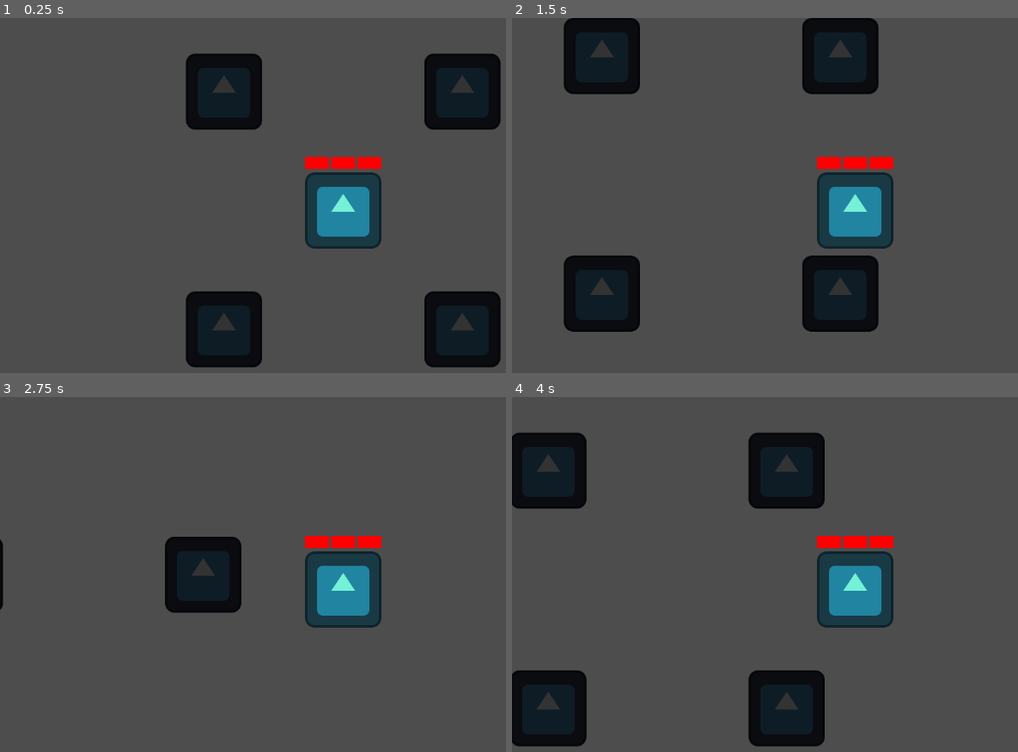
Above: before the commit, frames 1-4 (two rows, left to right).
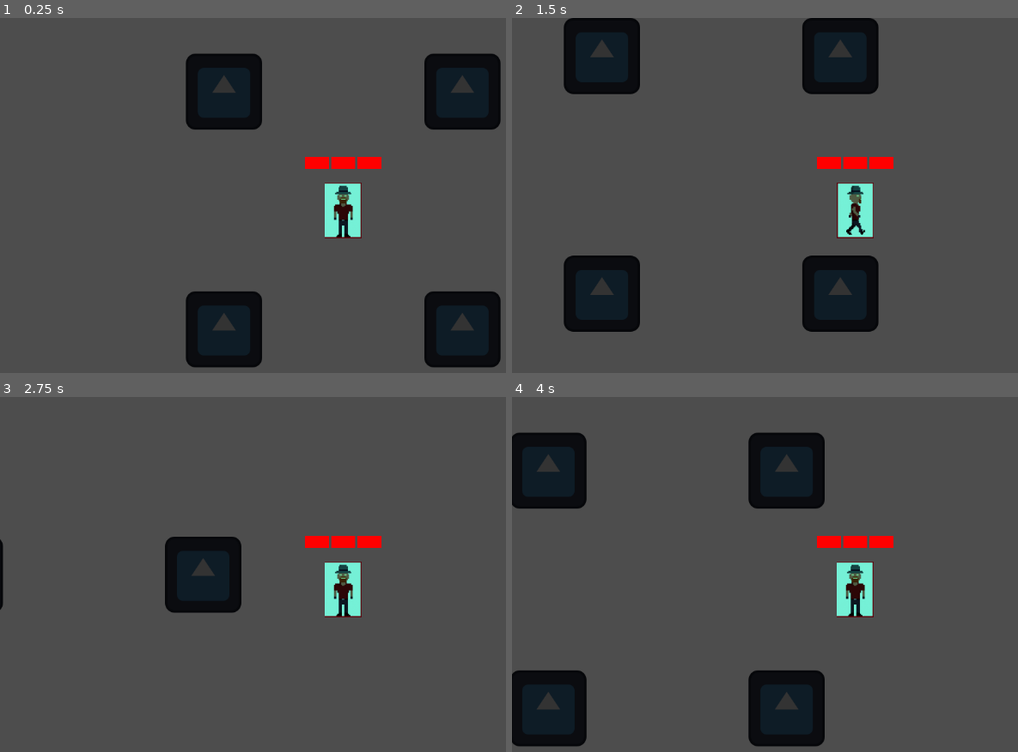
Above: after the commit, the same moments.

Repository: Tijana0/Last-One-Dancing
Game: Godot game, scene res://scenes/network_manager.tscn
The game is run twice, just before and just after one commit, with the same random seed, the same clock (stepped at 60 frames per second) and the same inputs. This scene is started directly instead of the project's main scene. The engine's default icon, where the game draws it, is replaced by a stand-in: a white triangle on a blue panel in a dark square.
Inputs:
- Up to frame 1 (0.25 s): no input
- Up to frame 2 (1.5 s): tap Enter at 0.5 s; hold Right (ui_right) 0.53-1.28 s; tap F (dance, bound only after the commit) at 0.6 s; tap Space (interact, bound only after the commit) at 0.8, 1.35 s; hold Down (ui_down) from 1.28 s (still down)
- Up to frame 3 (2.75 s): tap F (dance, bound only after the commit) at 1.55, 2.1 s; release Down (ui_down) at 2.03 s; hold Right (ui_right) from 2.03 s (still down); tap Space (interact, bound only after the commit) at 2.3 s
- Up to frame 4 (4 s): release Right (ui_right) at 2.78 s; hold Up (ui_up) 2.78-3.53 s; tap Space (interact, bound only after the commit) at 2.85, 3.8 s; tap F (dance, bound only after the commit) at 3.05, 3.6 s; hold Left (ui_left) from 3.53 s (still down)

The runs differ from the first frame. In frame 1, 3.2% of the frame differs, in the area x 60-76%, y 43-65%; in frame 2, 3.2%; in frame 3, 3.2%; in frame 4, 3.2%.

Commit message:
Added spritesheet with dancing and walking

Diff:
--- a/prefabs/player.tscn
+++ b/prefabs/player.tscn
@@ -1,47 +1,111 @@
-[gd_scene format=3 uid="uid://c2wpwjt4cnl4v"]
+[gd_scene format=3 uid="uid://c6bjpr7x3e3cd"]
 
-[ext_resource type="Texture2D" uid="uid://si5mmnxoe7lj" path="res://icon.svg" id="1_3vyb7"]
 [ext_resource type="Script" uid="uid://b50sqfgq3rlm3" path="res://scripts/player.gd" id="1_g2els"]
+[ext_resource type="Texture2D" uid="uid://dcf21qql7jrat" path="res://assets/spritesheet_test.png" id="2_4dohe"]
+
+[sub_resource type="AtlasTexture" id="AtlasTexture_4dohe"]
+atlas = ExtResource("2_4dohe")
+region = Rect2(0, 0, 62, 94)
+
+[sub_resource type="AtlasTexture" id="AtlasTexture_r66lb"]
+atlas = ExtResource("2_4dohe")
+region = Rect2(62, 0, 62, 94)
+
+[sub_resource type="AtlasTexture" id="AtlasTexture_1txc5"]
+atlas = ExtResource("2_4dohe")
+region = Rect2(124, 0, 62, 94)
+
+[sub_resource type="AtlasTexture" id="AtlasTexture_ht1c8"]
+atlas = ExtResource("2_4dohe")
+region = Rect2(0, 0, 62, 94)
+
+[sub_resource type="AtlasTexture" id="AtlasTexture_g2jcq"]
+atlas = ExtResource("2_4dohe")
+region = Rect2(0, 0, 62, 94)
+
+[sub_resource type="AtlasTexture" id="AtlasTexture_u51tk"]
+atlas = ExtResource("2_4dohe")
+region = Rect2(62, 0, 62, 94)
+
+[sub_resource type="SpriteFrames" id="SpriteFrames_kbsxf"]
+animations = [{
+"frames": [{
+"duration": 1.0,
+"texture": SubResource("AtlasTexture_4dohe")
+}, {
+"duration": 1.0,
+"texture": SubResource("AtlasTexture_r66lb")
+}, {
+"duration": 1.0,
+"texture": SubResource("AtlasTexture_1txc5")
+}],
+"loop": true,
+"name": &"dance",
+"speed": 8.0
+}, {
+"frames": [{
+"duration": 1.0,
+"texture": SubResource("AtlasTexture_ht1c8")
+}],
+"loop": true,
+"name": &"idle",
+"speed": 5.0
+}, {
+"frames": [{
+"duration": 1.0,
+"texture": SubResource("AtlasTexture_g2jcq")
+}, {
+"duration": 1.0,
+"texture": SubResource("AtlasTexture_u51tk")
+}],
+"loop": true,
+"name": &"walk",
+"speed": 10.0
+}]
 
 [sub_resource type="RectangleShape2D" id="RectangleShape2D_g2els"]
 size = Vector2(126, 127)
 
+[sub_resource type="CircleShape2D" id="CircleShape2D_r66lb"]
+radius = 150.0
+
 [node name="Player" type="CharacterBody2D" unique_id=529327571]
 script = ExtResource("1_g2els")
 
-[node name="Sprite2D" type="Sprite2D" parent="." unique_id=346553923]
-texture = ExtResource("1_3vyb7")
+[node name="AnimatedSprite" type="AnimatedSprite2D" parent="." unique_id=346003072]
+sprite_frames = SubResource("SpriteFrames_kbsxf")
+animation = &"idle"
 
 [node name="CollisionShape2D" type="CollisionShape2D" parent="." unique_id=979406219]
 position = Vector2(0, -0.5)
 shape = SubResource("RectangleShape2D_g2els")
 
-[node name="LivesContainer" type="HBoxContainer" parent="."]
+[node name="LivesContainer" type="HBoxContainer" parent="." unique_id=1208768259]
 offset_left = -64.0
 offset_top = -90.0
 offset_right = 64.0
 offset_bottom = -70.0
 alignment = 1
 
-[node name="Heart1" type="ColorRect" parent="LivesContainer"]
+[node name="Heart1" type="ColorRect" parent="LivesContainer" unique_id=751434008]
 layout_mode = 2
 size_flags_horizontal = 3
 color = Color(1, 0, 0, 1)
 
-[node name="Heart2" type="ColorRect" parent="LivesContainer"]
+[node name="Heart2" type="ColorRect" parent="LivesContainer" unique_id=305656652]
 layout_mode = 2
 size_flags_horizontal = 3
 color = Color(1, 0, 0, 1)
 
-[node name="Heart3" type="ColorRect" parent="LivesContainer"]
+[node name="Heart3" type="ColorRect" parent="LivesContainer" unique_id=1755358124]
 layout_mode = 2
 size_flags_horizontal = 3
 color = Color(1, 0, 0, 1)
 
-[node name="GameOverLayer" type="CanvasLayer" parent="."]
+[node name="GameOverLayer" type="CanvasLayer" parent="." unique_id=1944903136]
 visible = false
 
-[node name="Background" type="ColorRect" parent="GameOverLayer"]
+[node name="Background" type="ColorRect" parent="GameOverLayer" unique_id=1863012092]
 anchors_preset = 15
 anchor_right = 1.0
 anchor_bottom = 1.0
@@ -49,7 +113,7 @@
 grow_vertical = 2
 color = Color(0, 0, 0, 0.784314)
 
-[node name="Label" type="Label" parent="GameOverLayer"]
+[node name="Label" type="Label" parent="GameOverLayer" unique_id=804328287]
 anchors_preset = 8
 anchor_left = 0.5
 anchor_top = 0.5
@@ -65,3 +129,15 @@
 text = "YOU DIED"
 horizontal_alignment = 1
 vertical_alignment = 1
+
+[node name="DanceIndicator" type="Label" parent="." unique_id=1824958057]
+visible = false
+offset_right = 160.0
+offset_bottom = 30.0
+text = "Dancing..."
+horizontal_alignment = 1
+
+[node name="InteractionArea" type="Area2D" parent="." unique_id=1478164366]
+
+[node name="CollisionShape2D" type="CollisionShape2D" parent="InteractionArea" unique_id=1216483793]
+shape = SubResource("CircleShape2D_r66lb")
--- a/project.godot
+++ b/project.godot
@@ -53,9 +53,24 @@
 , Object(InputEventJoypadMotion,"resource_local_to_scene":false,"resource_name":"","device":-1,"axis":1,"axis_value":1.0,"script":null)
 ]
 }
+kiil={
+"deadzone": 0.2,
+"events": [Object(InputEventMouseButton,"resource_local_to_scene":false,"resource_name":"","device":-1,"window_id":0,"alt_pressed":false,"shift_pressed":false,"ctrl_pressed":false,"meta_pressed":false,"button_mask":2,"position":Vector2(194, 49),"global_position":Vector2(218, 171),"factor":1.0,"button_index":2,"canceled":false,"pressed":true,"double_click":false,"script":null)
+]
+}
 kill={
 "deadzone": 0.2,
 "events": [Object(InputEventKey,"resource_local_to_scene":false,"resource_name":"","device":-1,"window_id":0,"alt_press …(192 unchanged characters)…
+]
+}
+dance={
+"deadzone": 0.2,
+"events": [Object(InputEventKey,"resource_local_to_scene":false,"resource_name":"","device":-1,"window_id":0,"alt_pressed":false,"shift_pressed":false,"ctrl_pressed":false,"meta_pressed":false,"pressed":false,"keycode":0,"physical_keycode":70,"key_label":0,"unicode":102,"location":0,"echo":false,"script":null)
+]
+}
+interact={
+"deadzone": 0.2,
+"events": [Object(InputEventKey,"resource_local_to_scene":false,"resource_name":"","device":-1,"window_id":0,"alt_pressed":false,"shift_pressed":false,"ctrl_pressed":false,"meta_pressed":false,"pressed":false,"keycode":0,"physical_keycode":32,"key_label":0,"unicode":32,"location":0,"echo":false,"script":null)
 ]
 }
 
--- a/scripts/player.gd
+++ b/scripts/player.gd
@@ -4,9 +4,16 @@
 @export var speed = 300.0
 
 # --- KILL SYSTEM PROPERTIES ---
-@export var kill_range = 100.0   # How close you must be to kill (pixels)
-@export var kill_cooldown = 1.0  # Seconds you must wait between kills
-var last_kill_time = 0.0         # Tracks when you last killed
+@export var kill_range = 150.0
+@export var kill_cooldown = 1.0
+var last_kill_time = 0.0
+
+# --- DANCE SYSTEM PROPERTIES ---
+@export var dance_range = 150.0
+var is_dancing = false
+var dance_duration = 3.0
+var dance_timer = 0.0
+var dance_partner = null
 
 # --- GAME LOGIC VARIABLES ---
 var player_name = "Player"
@@ -16,35 +23,33 @@
 var is_npc = false
 
 # --- REFERENCES ---
-# IMPORTANT: Make sure your Sprite node is named "Sprite2D" in the scene tree!
-@onready var sprite = $Sprite2D
+@onready var animated_sprite = $AnimatedSprite  # CHANGED
 @onready var lives_container = $LivesContainer
 @onready var game_over_layer = $GameOverLayer
+@onready var dance_indicator = $DanceIndicator
 
 # --- SETUP ---
 func _enter_tree():
-	# This helps the MultiplayerSpawner find this node and assign authority
 	var id = name.to_int()
 	if id == 0:
-		# If name is not a number (e.g. "CrownNPC"), assume Server (1) is authority
 		set_multiplayer_authority(1)
 	else:
 		set_multiplayer_authority(id)
 
 func _ready():
-	print("PLAYER READY (Lives: ", lives, ") - If this prints often, node is resetting!")
-
-	# Give every player a random color so we can tell them apart for now
-	if sprite:
-		sprite.modulate = Color(randf(), randf(), randf())
-
-	# CRITICAL: Add to group so players can find each other for killing
+	print("PLAYER READY (Lives: ", lives, ") - ", player_name)
+
+	# Random color for each player
+	if animated_sprite:
+		animated_sprite.modulate = Color(randf(), randf(), randf())
+		animated_sprite.play("idle")  # Start with idle animation
+
 	add_to_group("players")
-
-	# Update UI initially
 	update_lives_ui()
 
-	# Only enable a camera for the local player
+	if dance_indicator:
+		dance_indicator.visible = false
+
 	if is_multiplayer_authority():
 		var camera = Camera2D.new()
 		add_child(camera)
@@ -58,71 +63,152 @@
 	if lives_container:
 		var hearts = lives_container.get_children()
 		for i in range(hearts.size()):
-			# Show heart if index is less than lives count
 			hearts[i].visible = i < lives
 
 # --- MOVEMENT LOOP ---
 func _physics_process(delta):
-
-	# CRITICAL: If this player node does not belong to me, STOP.
 	if not is_multiplayer_authority():
 		return
 
-	# NPCs should not be controlled by player input
 	if is_npc:
 		return
 
-	# Movement Logic
+	# Can't move while dancing
+	if is_dancing:
+		velocity = Vector2.ZERO
+		move_and_slide()
+		return
+
+	# Movement
 	var direction = Input.get_vector("ui_left", "ui_right", "ui_up", "ui_down")
 	velocity = direction * speed
+
+	# ANIMATION BASED ON MOVEMENT
+	if animated_sprite and not is_dancing:
+		if velocity.length() > 0:
+			if animated_sprite.animation != "walk":
+				animated_sprite.play("walk")
+		else:
+			if animated_sprite.animation != "idle":
+				animated_sprite.play("idle")
+		print("Current animation:", animated_sprite.animation, " Frame:", animated_sprite.frame)
+
+
+
 	move_and_slide()
 
-	# --- INTERACTION: PICKUP CROWN ---
+	# F KEY: DANCE
 	if Input.is_physical_key_pressed(KEY_F):
-		if Input.is_action_just_pressed("interact") or true: # Hacky 'just pressed' check or rely on cooldown?
-			# Simple cooldown to prevent spamming RPCs
-			pass
-
-		var pickups = get_tree().get_nodes_in_group("crown_pickups")
-		for pickup in pickups:
-			if global_position.distance_to(pickup.global_position) < 100.0:
-				print("Picking up crown!")
-				var game_manager = get_tree().current_scene.get_node_or_null("GameManager")
-				if game_manager:
-					# I am the winner!
-					game_manager.rpc("trigger_victory", name.to_int())
-					# Destroy the pickup locally/remotely? Victory screen covers it.
-				break
-
-	# --- DEBUG TEST: BYPASS INPUT MAP ---
-	# We use is_physical_key_pressed to ignore the Input Map entirely
+		attempt_dance()
+
+	# K KEY: KILL
 	if Input.is_physical_key_pressed(KEY_K):
-		# We use 'just_pressed' logic manually to stop it from spamming
-		if not Input.is_action_just_pressed("kill"): # Just a check to see if map is working
-			print("Raw 'K' key detected, but Input Map 'kill' did NOT trigger!")
-
 		attempt_kill()
+
+	# SPACE: INTERACT (Crown pickup)
+	if Input.is_physical_key_pressed(KEY_SPACE):
+		attempt_interact()
 
 # --- NETWORK SYNC ---
 func _process(delta):
 	if is_multiplayer_authority():
-		# If I am me, send my position to the server/others
-		rpc("sync_transform", position, rotation)
+		rpc("sync_transform", position)
+
+	# Update dance timer
+	if is_dancing:
+		dance_timer -= delta
+		if dance_timer <= 0:
+			end_dance()
 
 @rpc("any_peer", "unreliable")
-func sync_transform(pos: Vector2, rot: float):
-	# If I am NOT the authority (meaning this is someone else's player),
-	# update their position on my screen.
+func sync_transform(pos: Vector2):
 	if not is_multiplayer_authority():
 		position = pos
-		rotation = rot
-
-# --- KILL SYSTEM FUNCTIONS ---
-
+
+# --- INTERACT SYSTEM (Space) ---
+func attempt_interact():
+	print("--- ATTEMPTING INTERACT ---")
+
+	var pickups = get_tree().get_nodes_in_group("crown_pickups")
+	for pickup in pickups:
+		if global_position.distance_to(pickup.global_position) < 100.0:
+			print("Picking up crown!")
+			var game_manager = get_tree().current_scene.get_node_or_null("GameManager")
+			if game_manager:
+				game_manager.rpc("trigger_victory", name.to_int())
+			break
+
+# --- DANCE SYSTEM (F key) ---
+func attempt_dance():
+	print("--- ATTEMPTING DANCE ---")
+
+	if is_dancing:
+		print("Already dancing!")
+		return
+
+	var current_time = Time.get_ticks_msec() / 1000.0
+	if current_time - last_kill_time < 0.5:
+		print("Dance cooldown active")
+		return
+
+	last_kill_time = current_time
+
+	var players = get_tree().get_nodes_in_group("players")
+	print("Found ", players.size(), " players to dance with")
+
+	for player in players:
+		if player == self:
+			continue
+
+		var distance = global_position.distance_to(player.global_position)
+		print("Checking ", player.name, " | Distance: ", distance)
+
+		if distance < dance_range:
+			print("!!! DANCE STARTED with ", player.name, " !!!")
+
+			start_dance.rpc()
+			player.start_dance.rpc()
+
+			dance_partner = player
+			return
+
+	print("No one close enough to dance with")
+
+@rpc("any_peer", "call_local")
+func start_dance():
+	is_dancing = true
+	dance_timer = dance_duration
+
+	if dance_indicator:
+		dance_indicator.visible = true
+
+	if animated_sprite:
+		if animated_sprite.animation != "dance":
+			animated_sprite.play("dance")
+		animated_sprite.modulate = Color.YELLOW
+
+
+func end_dance():
+	print(name, " stopped dancing")
+	is_dancing = false
+	dance_partner = null
+
+	if dance_indicator:
+		dance_indicator.visible = false
+
+	# Back to idle and random color
+	if animated_sprite:
+		animated_sprite.play("idle")
+		animated_sprite.modulate = Color(randf(), randf(), randf())
+
+# --- KILL SYSTEM ---
 func attempt_kill():
-	print("--- ATTEMPTING KILL ---") # 1. Confirm Input works
-
-	# Check Cooldown
+	print("--- ATTEMPTING KILL ---")
+
+	if is_dancing:
+		print("Can't kill while dancing!")
+		return
+
 	var current_time = Time.get_ticks_msec() / 1000.0
 	if current_time - last_kill_time < kill_cooldown:
 		print("Failed: Cooldown active")
@@ -130,138 +216,89 @@
 
 	last_kill_time = current_time
 
-	# Find players
 	var players = get_tree().get_nodes_in_group("players")
-	print("Found ", players.size(), " players in group.") # 2. Confirm Group works
-
-	var killed_someone = false
+	print("Found ", players.size(), " players in group.")
 
 	for player in players:
-		# Skip self
 		if player == self:
 			continue
 
-		# Check distance
 		var distance = global_position.distance_to(player.global_position)
-		print("Checking target: ", player.name, " | Distance: ", distance) # 3. Confirm Distance
-
-		# TEMPORARY: Increased range for testing
-		if distance < 300.0: # Increased from 100 to 300 to make testing easier
+		print("Checking target: ", player.name, " | Distance: ", distance)
+
+		if distance < kill_range:
 			print("!!! HIT CONFIRMED on ", player.name, " !!!")
-			# Request damage on the victim (handled by their machine)
 			player.rpc_id(player.get_multiplayer_authority(), "request_damage", name.to_int())
-			killed_someone = true
-			break
-
-	if not killed_someone:
-		print("Failed: No one close enough")
+			return
+
+	print("Failed: No one close enough")
 
 # --- DAMAGE & HEALTH SYNC ---
-
-# 1. Called by the Attacker (or anyone) -> Runs on the Victim (Authority)
 @rpc("any_peer", "call_local")
 func request_damage(attacker_id: int):
-	print("DEBUG: request_damage called on ", name, " (Authority: ", is_multiplayer_authority(), ")")
-	# Only the owner of this player node handles the damage logic
+	print("DEBUG: request_damage called on ", name)
+
 	if not is_multiplayer_authority():
-		print("DEBUG: Ignored request_damage (Not Authority)")
+		print("DEBUG: Ignored (Not Authority)")
 		return
 
 	lives -= 1
-	print("DEBUG: ", name, " (Auth) processed damage. Decremented lives to: ", lives)
-
-	# Broadcast the new state to everyone (including self)
+	print("DEBUG: ", name, " lives decreased to: ", lives)
+
 	rpc("sync_lives", lives, attacker_id)
 
-# 2. Called by the Victim (Authority) -> Runs on Everyone
 @rpc("authority", "call_local")
 func sync_lives(new_lives: int, killer_id: int):
-	print("DEBUG: sync_lives called on ", name, ". New lives: ", new_lives, " (Local Old Lives: ", lives, ")")
+	print("DEBUG: sync_lives - ", name, " now has ", new_lives, " lives")
 	lives = new_lives
 	update_lives_ui()
 
-	print(name, " updated lives to: ", lives)
-
 	if lives > 0:
-		# --- RESPAWN LOGIC ---
-		# Get actual screen size to ensure we respawn inside the view
+		# Respawn
 		var screen_size = get_viewport_rect().size
 		global_position = Vector2(
 			randf_range(50, screen_size.x - 50),
 			randf_range(50, screen_size.y - 50)
 		)
 
-		# Visual Feedback (Flash transparent)
-		if sprite:
-			sprite.modulate.a = 0.3
-			await get_tree().create_timer(1.0).timeout
-			# Only restore opacity if we haven't died in the meantime
+		# Flash effect
+		if animated_sprite:
+			animated_sprite.modulate.a = 0.3
+			await get_tree().create_timer(0.5).timeout
 			if lives > 0:
-				sprite.modulate.a = 1.0
+				animated_sprite.modulate.a = 1.0
 	else:
-		# --- PERMANENT DEATH LOGIC ---
-		print(name, " has been ELIMINATED!")
-
-		# 1. Hide the player and disable collision
+		# Death
+		print(name, " ELIMINATED!")
+
 		visible = false
 		$CollisionShape2D.set_deferred("disabled", true)
-		set_physics_process(false) # Stop movement
-
-		# Show Game Over screen ONLY if I am the one who died AND I am not an NPC
+		set_physics_process(false)
+
 		if is_multiplayer_authority() and game_over_layer and not is_npc:
 			game_over_layer.visible = true
 
-		# 2. Remove from "players" group so they can't be targeted anymore
 		remove_from_group("players")
 
-		# --- CHECK GAME STATE ---
-		var game_manager = get_tree().current_scene.get_node_or_null("GameManager")
-
-		if is_npc and has_crown:
-			# The Boss NPC died! Drop the crown!
+		if has_crown:
 			become_crown_pickup()
-		else:
-			# A regular player died. Check if it's time to spawn the Boss.
-			# Only the server needs to do this check to avoid duplicate spawns
-			if game_manager and multiplayer.is_server():
-				game_manager.check_survivors()
-
-		# 3. Award the kill to the killer
-		# We need to tell the killer to update their score.
-		# logic: If I am the killer, I find my own player node and tell it to add a kill.
-		if multiplayer.get_unique_id() == killer_id:
-			var players = get_tree().get_nodes_in_group("players")
-			for p in players:
-				if p.name.to_int() == killer_id:
-					p.rpc("add_kill")
-					break
-
-		# Drop crown logic (Placeholder for next step)
-		if has_crown:
-			has_crown = false
 
 func become_crown_pickup():
-	print("BOSS DEFEATED! Crown dropped.")
-
-	# Visuals: Looks like blood/dead body
-	if sprite:
-		sprite.modulate = Color(0.8, 0, 0) # Blood Red
-		rotation_degrees = 90 # Lying on side
-		scale = Vector2(1, 1) # Reset scale
-
-	# Interaction Logic
+	print("Crown dropped at ", global_position)
+
+	if animated_sprite:
+		animated_sprite.play("idle")  # Stop animating
+		animated_sprite.modulate = Color(1, 0.8, 0)  # Gold
+		animated_sprite.scale = Vector2(0.5, 0.5)
+
 	add_to_group("crown_pickups")
-
-	# Disable physics completely
 	$CollisionShape2D.set_deferred("disabled", true)
 
-	# Optional: Add a label saying "Press F"
 	var label = Label.new()
-	label.text = "PRESS F"
-	label.position = Vector2(-30, -50)
+	label.text = "PRESS SPACE"
+	label.position = Vector2(-50, -80)
 	add_child(label)
 
-# This function updates the killer's score
 @rpc("any_peer", "call_local")
 func add_kill():
 	kill_count += 1
Binary file added: assets/spritesheet_test.png
Not shown, added: assets/spritesheet_test.png.import
